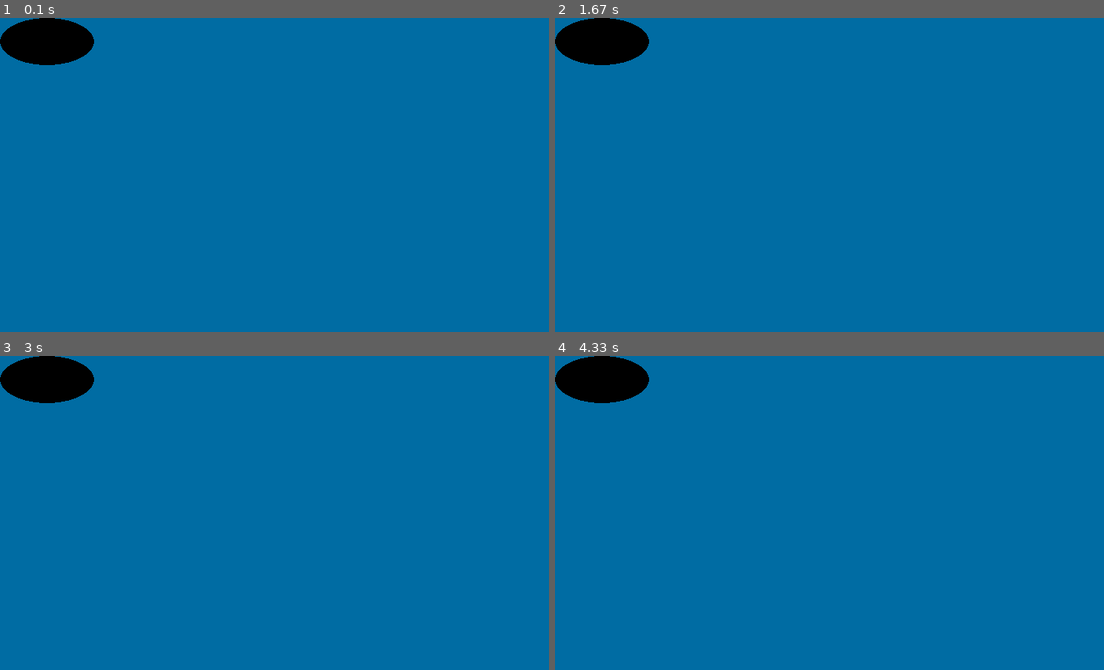
Above: before the commit, frames 1-4 (two rows, left to right).
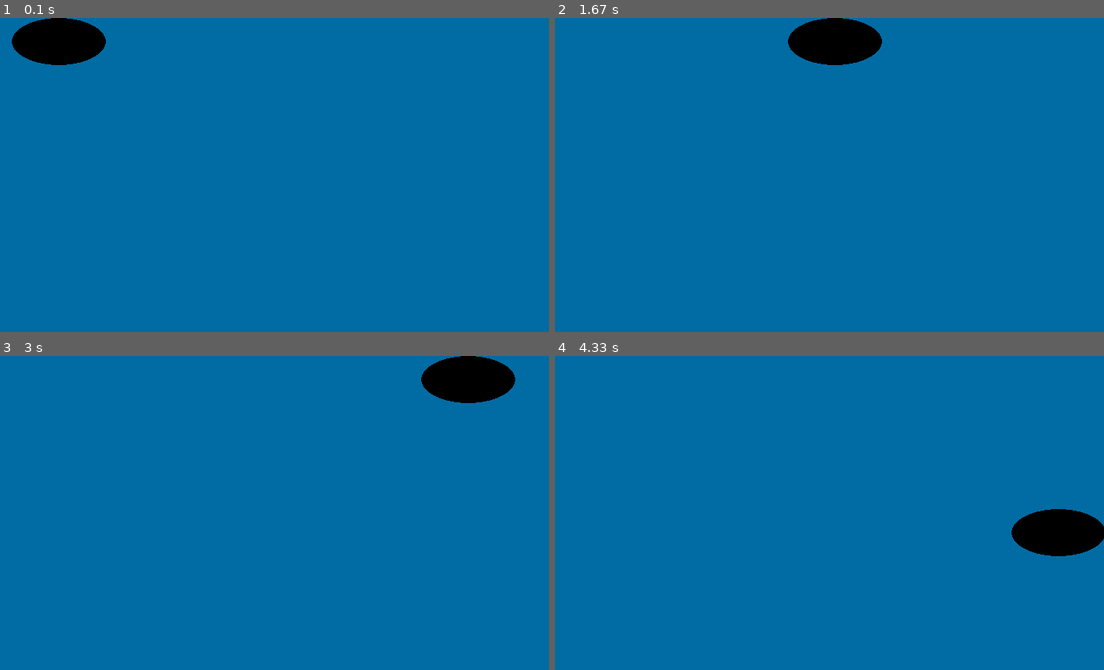
Above: after the commit, the same moments.

Repository: JeanRozanov880/my_pygame_tasks
Game: pygame game, started from task3.py
Same seed, same stepped clock (60 frames per second), same inputs: the game is played once before the commit and once after it.
Inputs:
- Up to frame 1 (0.1 s): no input
- Up to frame 2 (1.67 s): no input
- Up to frame 3 (3 s): no input
- Up to frame 4 (4.33 s): no input

The runs differ from the first frame. In frame 1, 0.6% of the frame differs, in the area x 0-20%, y 0-15%; in frame 2, 4.0%, in the area x 0-60%, y 0-15%; in frame 3, 4.0%; in frame 4, 4.0%.

Commit message:
Update task3.py

Diff:
--- a/task3.py
+++ b/task3.py
@@ -20,7 +20,8 @@
 y = 0
 
 # параметры движения
-direction = 1  # направление: 1 - вправо, -1 - влево, -2 - вверх, 2 - вниз
+direction_x = 1  # направление по X: 1 - вправо, -1 - влево
+direction_y = 0  # направление по Y: 1 - вниз, -1 - вверх
 speed = 3  # начальная скорость
 
 # до начала игрового цикла отображаем объекты:
@@ -42,15 +43,24 @@
     # изменение состояний объектов:
     # проверяем достижение границ
 
-    if x + w >= WIN_WIDTH:  # коснулись правой границы
-        direction = 2  # меняем направление вниз
-    elif y + h >= WIN_HEIGHT:  # коснулись низа
-        direction = -1  # меняем направление влево
-    elif x <= 0:  # коснулись левой границы
-        direction = -2  # меняем направление вверх
-    else:
-        direction = 1
+    if x + w >= WIN_WIDTH and direction_x == 1:  # коснулись правой границы, летим вниз
+        direction_x = 0
+        direction_y = 1
 
+    elif y + h >= WIN_HEIGHT and direction_y == 1:  # коснулись нижней границы, летим влево
+        direction_x = -1
+        direction_y = 0
+
+    elif x <= 0 and direction_x == -1:
+        direction_x = 0
+        direction_y = -1
+
+    elif y <= 0 and direction_y == -1:
+        direction_x = 1
+        direction_y = 0
+
+    x += direction_x * speed
+    y += direction_y * speed
 
 
     screen.fill(BLUE)  # заливаем фон, стирая предыдущий эллипс
